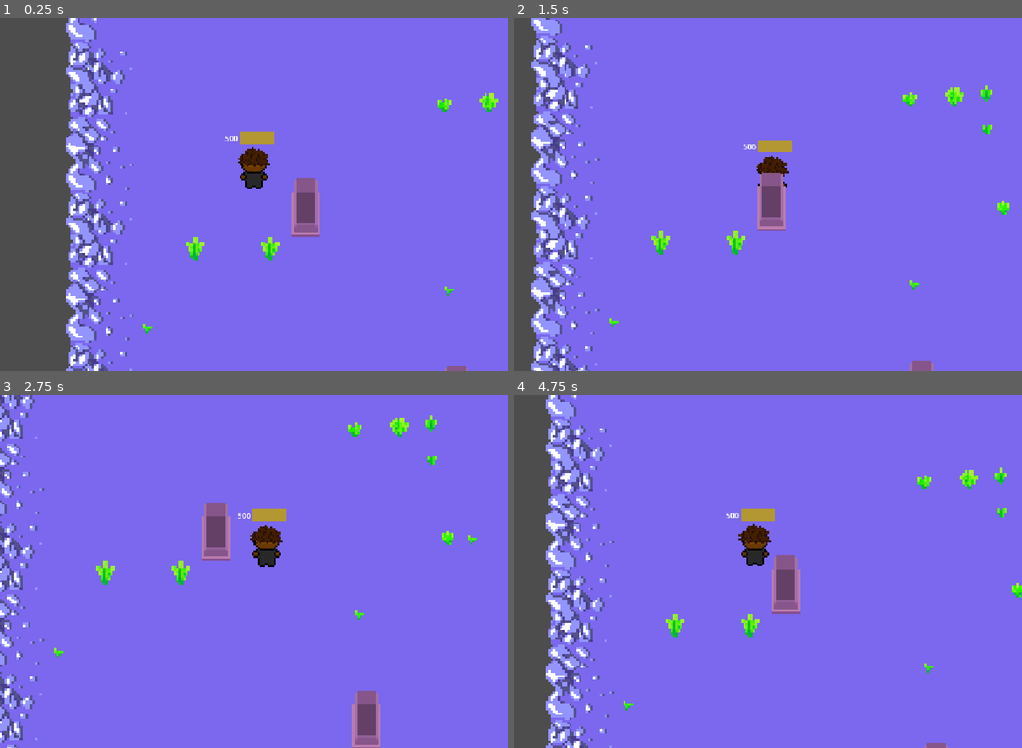
Above: before the commit, frames 1-4 (two rows, left to right).
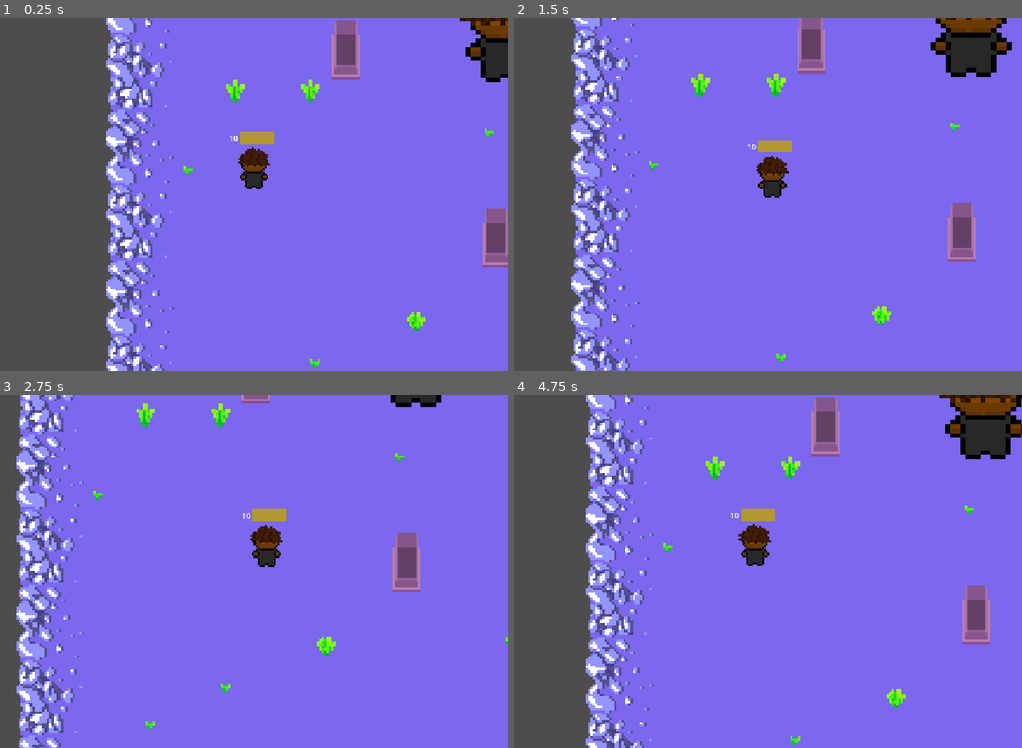
Above: after the commit, the same moments.

Repository: YoYo-Head/The-Dark-Underworld
Game: Godot game, scene res://scenes/rings/outer_ring_scene.tscn
Two runs of this game, one before a commit and one after it. Both use one fixed random seed, a clock stepped at 60 frames per second and the inputs below. Sound files missing from this copy of the repository are replaced by a short silence.
Inputs:
- Up to frame 1 (0.25 s): no input
- Up to frame 2 (1.5 s): tap Enter at 0.5 s; hold Right (ui_right) 0.53-1.28 s; hold Down (ui_down) from 1.28 s (still down)
- Up to frame 3 (2.75 s): release Down (ui_down) at 2.03 s; hold Right (ui_right) from 2.03 s (still down)
- Up to frame 4 (4.75 s): release Right (ui_right) at 2.78 s; hold Up (ui_up) 2.78-3.53 s; hold Left (ui_left) from 3.53 s (still down)

The runs differ from the first frame. In frame 1, 19% of the frame differs, in the area x 13-100%, y 0-100%; in frame 2, 20%; in frame 3, 14%; in frame 4, 20%, in the area x 6-100%, y 0-100%.

Commit message:
enemy systems

Diff:
--- a/scenes/rings/outer_ring_scene.tscn
+++ b/scenes/rings/outer_ring_scene.tscn
@@ -6,6 +6,7 @@
 [ext_resource type="Texture2D" uid="uid://bwggbdfhk5ssu" path="res://assets/images/PurplePalace_.png" id="2_lg0ur"]
 [ext_resource type="Texture2D" uid="uid://bvmclw16phj1f" path="res://assets/images/PurpleRocks.png" id="3_wxjte"]
 [ext_resource type="Texture2D" uid="uid://bbmfnmn5ea2g4" path="res://assets/images/tilesets_terrain_0000_20260217_001433.png" id="4_laadn"]
+[ext_resource type="PackedScene" uid="uid://miaew01vcf15" path="res://visuals/character/enemy_trial.tscn" id="6_rvrru"]
 [ext_resource type="AudioStream" uid="uid://c11u5nmsm22wo" path="res://assets/sounds/atlasaudio-intense-intense-music-576640.mp3" id="7_rvrru"]
 
 [sub_resource type="TileSetAtlasSource" id="TileSetAtlasSource_rvrru"]
@@ -2352,14 +2353,20 @@
 [node name="Node2D" type="Node2D" parent="." unique_id=1488558402]
 y_sort_enabled = true
 
+[node name="MainCharacter2" parent="Node2D" unique_id=1542135557 instance=ExtResource("6_rvrru")]
+position = Vector2(141.00006, 104.99994)
+rotation = -3.1415925
+scale = Vector2(2.1592128, -1.8656858)
+
 [node name="TileMapLayer" type="TileMapLayer" parent="Node2D" unique_id=221838646]
 y_sort_enabled = true
 tile_map_data = PackedByteArray("AAAEACQAAAAOAAIAAAAEACkAAAAOAAIAAAAHACUAAAAOAAIAAAAHACcAAAARAAYAAAAHAC4AAAANAAQAAAAJAC …(4672 unchanged characters)…
 tile_set = SubResource("TileSet_23vcb")
 
-[node name="MainCharacter" parent="Node2D" unique_id=1542135557 instance=ExtResource("1_lg0ur")]
+[node name="MainCharacter" parent="Node2D" unique_id=940802504 instance=ExtResource("1_lg0ur")]
 visibility_layer = 2
-position = Vector2(51, 80)
+position = Vector2(34, 147)
 scale = Vector2(0.76888096, 0.7435449)
+maxhealth = null
 
 [connection signal="area_entered" from="nextRingArea" to="." method="_on_next_ring_area_area_entered"]
--- a/visuals/add-ons/health_bar.gd
+++ b/visuals/add-ons/health_bar.gd
@@ -5,14 +5,14 @@
 func _ready() -> void:
 	parent = get_parent()
 
-	max_value = parent.maxhealth
+	max_value = parent.maxHealth
 	value = parent.currentHealth
 
 func _process(_delta: float) -> void:
 	if parent == null:
 		return
 
-	max_value = parent.maxhealth
+	max_value = parent.maxHealth
 	value = parent.currentHealth
 	"""
 	if parent.currentHealth < parent.maxhealth:
--- a/visuals/character/enemies/enemy.gd
+++ b/visuals/character/enemies/enemy.gd
@@ -4,36 +4,83 @@
 @export var boss_id: int
 @export var boss_name: String
 @export var damage: int
-@export var maxhealth: int
+@export var maxHealth: int
 @export var speed: float
 @export var sight_area: Area2D
+@export var damage_area: Area2D
 
+var target: CharacterBody2D = null
 var playerInSight = false
 
-# Called when the node enters the scene tree for the first time.
+var stopMovement = false
+var canDamage = false
+var isDead = false
+
+var direction
+
+
 func _ready() -> void:
 	sight_area.body_entered.connect(_on_body_entered)
 	sight_area.body_exited.connect(_on_body_exited)
+	damage_area.body_entered.connect(_on_damage_area_entered)
+	damage_area.body_exited.connect(_on_damage_area_exited)
 
 
-"""
-func humanInSight() -> bool:
-	if sight_area.area_entered:
-		return true
+func _physics_process(delta: float) -> void:
+	if not stopMovement and is_instance_valid(target) and playerInSight:
+
+		direction = global_position.direction_to(target.global_position)
+		velocity = direction * speed
 	else:
-		return false
-"""
+		velocity = Vector2.ZERO
 
+	move_and_slide()
 
-# Called every frame. 'delta' is the elapsed time since the previous frame.
-func _process(delta: float) -> void:
-	if playerInSight:
-
+	if canDamage and not stopMovement:
+		give_damage()
 
 func _on_body_entered(body: Node2D) -> void:
+
 	if body.name == "MainCharacter":
+
 		playerInSight = true
+		target = body as CharacterBody2D
+
+func _on_damage_area_entered(body: Node2D) -> void:
+	if body.name == "MainCharacter":
+		print("test")
+
+		canDamage = true
+
+func _on_damage_area_exited(body: Node2D) -> void:
+	if body.name == "MainCharacter":
+
+		canDamage = false
 
 func _on_body_exited(body: Node2D) -> void:
-	if body.name == "MainCharacter":
+
+	if body == target:
 		playerInSight = false
+		target = null
+
+func give_damage():
+	target.currentHealth -= damage
+
+	stopMovement = true
+	target.apply_knockback(direction * 400)
+
+	await get_tree().create_timer(1.0).timeout
+
+	stopMovement = false
+
+func on_death():
+	if isDead:
+		return
+
+	isDead = true
+
+	velocity = Vector2.ZERO
+
+	print(boss_name, " has died!")
+
+	queue_free()
--- /dev/null
+++ b/visuals/character/enemy_trial.gd
@@ -0,0 +1,18 @@
+extends enemy
+
+var playingSound = false
+
+@onready var currentHealth: int = 100
+
+func _ready() -> void:
+	super._ready()
+
+	boss_id = 1
+	boss_name = "Enemy"
+	damage = 10
+	maxHealth = 100
+	speed = 50
+
+
+func _physics_process(delta: float) -> void:
+	super._physics_process(delta)
--- /dev/null
+++ b/visuals/character/enemy_trial.tscn
@@ -0,0 +1,82 @@
+[gd_scene format=3 uid="uid://miaew01vcf15"]
+
+[ext_resource type="Script" uid="uid://dgc1g7u8j076" path="res://visuals/character/enemy_trial.gd" id="1_t8mbh"]
+[ext_resource type="Texture2D" uid="uid://djdxadb4dq7j" path="res://assets/images/male_animations/walking one-1.png.png" id="2_1l1m6"]
+[ext_resource type="Texture2D" uid="uid://k1op06gppmvr" path="res://assets/images/male_animations/walking one-2.png.png" id="3_vq2ip"]
+[ext_resource type="Texture2D" uid="uid://cv7f1s865qbsl" path="res://assets/images/male_animations/walking one-3.png.png" id="4_wvih3"]
+[ext_resource type="Texture2D" uid="uid://bfen7xvsc86ba" path="res://assets/images/male_animations/walking one-4.png.png" id="5_2kbui"]
+[ext_resource type="PackedScene" uid="uid://dwer7a3mp75un" path="res://visuals/add-ons/health_bar.tscn" id="7_urc01"]
+
+[sub_resource type="SpriteFrames" id="SpriteFrames_23vcb"]
+animations = [{
+"frames": [{
+"duration": 1.0,
+"texture": ExtResource("2_1l1m6")
+}, {
+"duration": 1.0,
+"texture": ExtResource("3_vq2ip")
+}, {
+"duration": 1.0,
+"texture": ExtResource("4_wvih3")
+}, {
+"duration": 1.0,
+"texture": ExtResource("5_2kbui")
+}],
+"loop": 1,
+"name": &"default",
+"speed": 5.0
+}]
+
+[sub_resource type="RectangleShape2D" id="RectangleShape2D_ih6pl"]
+size = Vector2(14.5, 7)
+
+[sub_resource type="CircleShape2D" id="CircleShape2D_ih6pl"]
+
+[sub_resource type="RectangleShape2D" id="RectangleShape2D_pea23"]
+
+[sub_resource type="CircleShape2D" id="CircleShape2D_pea23"]
+
+[node name="enemy" type="CharacterBody2D" unique_id=1542135557 node_paths=PackedStringArray("sight_area", "damage_area")]
+y_sort_enabled = true
+script = ExtResource("1_t8mbh")
+sight_area = NodePath("sight")
+damage_area = NodePath("damageRadius")
+
+[node name="AnimatedSprite2D" type="AnimatedSprite2D" parent="." unique_id=1896573092]
+y_sort_enabled = true
+position = Vector2(-1, -13)
+sprite_frames = SubResource("SpriteFrames_23vcb")
+frame_progress = 0.025814964
+
+[node name="HealthBar" parent="." unique_id=1339644606 instance=ExtResource("7_urc01")]
+offset_left = -8.000004
+offset_top = -36.0
+offset_right = 62.999996
+offset_bottom = -9.0
+scale = Vector2(0.26708752, 0.26708752)
+
+[node name="Area2D" type="Area2D" parent="." unique_id=381738756]
+
+[node name="CollisionShape2D" type="CollisionShape2D" parent="Area2D" unique_id=2125541277]
+y_sort_enabled = true
+position = Vector2(0, -5.5)
+shape = SubResource("RectangleShape2D_ih6pl")
+
+[node name="sight" type="Area2D" parent="." unique_id=1492034864]
+
+[node name="CollisionShape2D" type="CollisionShape2D" parent="sight" unique_id=2066374994]
+position = Vector2(-1.9073486e-06, -9)
+scale = Vector2(3.102358, 3.0970387)
+shape = SubResource("CircleShape2D_ih6pl")
+
+[node name="CollisionShape2D" type="CollisionShape2D" parent="." unique_id=944705870]
+position = Vector2(0, -7.000001)
+scale = Vector2(0.80274135, 0.4247245)
+shape = SubResource("RectangleShape2D_pea23")
+
+[node name="damageRadius" type="Area2D" parent="." unique_id=1272325395]
+
+[node name="CollisionShape2D" type="CollisionShape2D" parent="damageRadius" unique_id=1648129884]
+position = Vector2(0.99999994, -13.000001)
+scale = Vector2(1.507332, 1.507332)
+shape = SubResource("CircleShape2D_pea23")
--- a/visuals/character/main_character.gd
+++ b/visuals/character/main_character.gd
@@ -2,16 +2,26 @@
 
 var speed = 30
 var playingSound = false
+var knockback_velocity: Vector2 = Vector2.ZERO
 
-@export var maxhealth = 500
-@onready var currentHealth: int = 500
+var isDead = false
 
+@export var maxHealth = 10
+@onready var currentHealth: int = 10
 
 func _physics_process(delta: float) -> void:
 	handle_input()
 
+	velocity += knockback_velocity
+
+	knockback_velocity = knockback_velocity.move_toward(Vector2.ZERO, 500 * delta)
+
+	if currentHealth <= 0:
+		isDead = true
 
 	move_and_slide()
+
+	on_death()
 
 func handle_input():
 	var moveDirection = Input.get_vector("ui_left", "ui_right", "ui_up", "ui_down")
@@ -46,10 +56,22 @@
 		gender_sprites["male"].visibility = true
 		"""
 
+func _on_audio_stream_player_2d_finished() -> void:
+	playingSound = false
+
+func apply_knockback(force: Vector2) -> void:
+	knockback_velocity = force
+
+func teleport(coord: Vector2):
+	global_position = coord
 
 
+func on_death():
+	if not isDead:
+		return
 
+	isDead = false
 
+	teleport(Vector2(50, 50))
 
-func _on_audio_stream_player_2d_finished() -> void:
-	playingSound = false
+	currentHealth = maxHealth
--- a/visuals/character/main_character.tscn
+++ b/visuals/character/main_character.tscn
@@ -31,6 +31,9 @@
 [sub_resource type="RectangleShape2D" id="RectangleShape2D_ih6pl"]
 size = Vector2(14.5, 7)
 
+[sub_resource type="RectangleShape2D" id="RectangleShape2D_pea23"]
+size = Vector2(20, 11)
+
 [node name="MainCharacter" type="CharacterBody2D" unique_id=1542135557]
 y_sort_enabled = true
 script = ExtResource("1_g14uk")
@@ -62,4 +65,8 @@
 position = Vector2(0, -5.5)
 shape = SubResource("RectangleShape2D_ih6pl")
 
+[node name="CollisionShape2D" type="CollisionShape2D" parent="." unique_id=2001421742]
+position = Vector2(1, -5)
+shape = SubResource("RectangleShape2D_pea23")
+
 [connection signal="finished" from="AudioStreamPlayer2D" to="." method="_on_audio_stream_player_2d_finished"]
Not shown, added: visuals/character/enemy_trial.gd.uid
